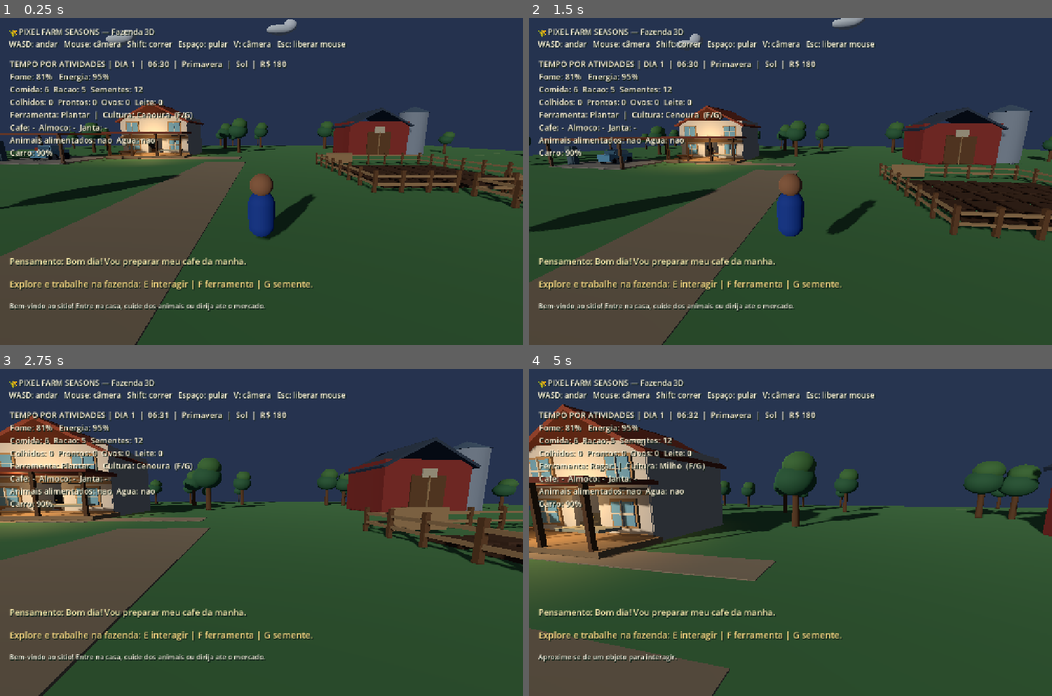
Above: before the commit, frames 1-4 (two rows, left to right).
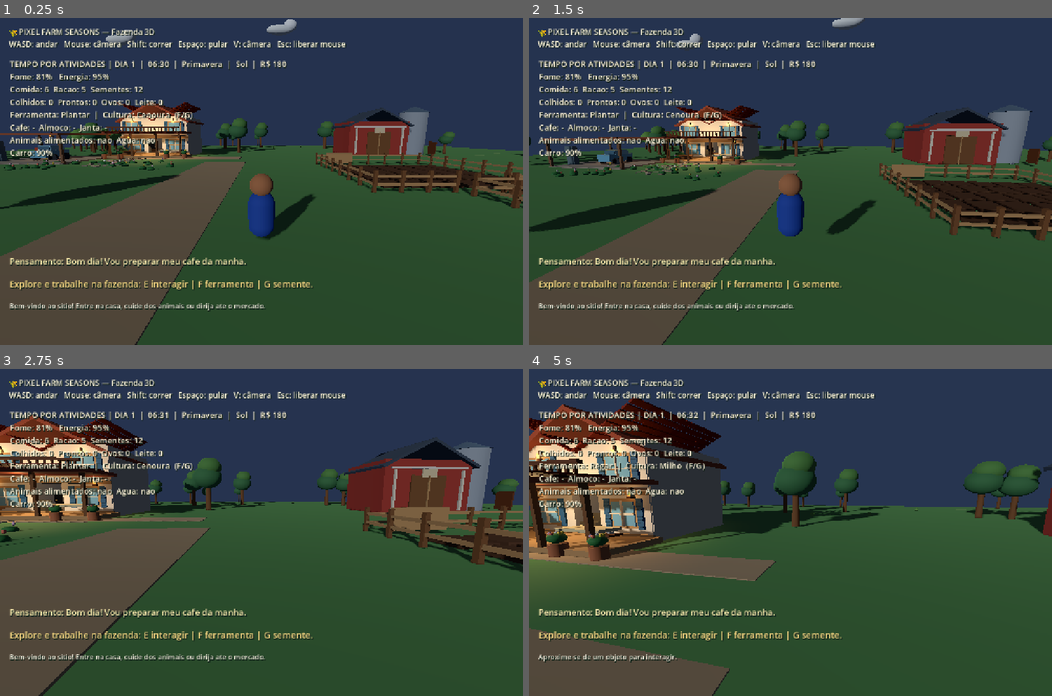
Above: after the commit, the same moments.

Repository: juniordev830/pixel-farm-seasons
Game: Godot game, scene res://scenes/farm_world.tscn
The game is run twice, just before and just after one commit, with the same random seed, the same clock (stepped at 60 frames per second) and the same inputs.
Inputs (mouse positions are in pixels of both pictures, inside the frame that each line leads up to):
- Up to frame 1 (0.25 s): no input
- Up to frame 2 (1.5 s): tap Enter at 0.5 s; move the mouse to (816, 181) at 0.52 s; hold Ctrl (crouch) 0.53-1.28 s; hold W (move_forward) from 0.53 s (still down); tap Space (jump) at 0.77 s; move the mouse to (764, 181) at 1.27 s; tap Shift (sprint) at 1.35 s
- Up to frame 3 (2.75 s): keep holding W (move_forward); tap Space (jump) at 1.52 s; move the mouse to (271, 525) at 2.02 s; hold V (toggle_camera) from 2.03 s (still down)
- Up to frame 4 (5 s): keep holding W (move_forward); move the mouse to (785, 539) at 2.77 s; release V (toggle_camera) at 2.78 s; tap F at 2.85 s; tap Space (jump) at 3.02, 3.77, 4.52 s; move the mouse to (827, 535) at 3.52 s; tap G at 3.6 s; move the mouse to (748, 529) at 4.27 s; tap E at 4.35 s

The runs differ from the first frame. In frame 1, 1.6% of the frame differs, in the area x 0-84%, y 25-47%; in frame 2, 1.7%; in frame 3, 2.8%; in frame 4, 4.6%, in the area x 0-75%, y 8-59%.
Error before the commit: Parse Error: Cannot infer the type of "y" variable because the value doesn't have a set type. (res://scripts/visual_detail_pass.gd:150)

Commit message:
fix(visual): type roof/window variables and enable tile instance colors

Diff:
--- a/godot/scripts/visual_detail_pass.gd
+++ b/godot/scripts/visual_detail_pass.gd
@@ -109,7 +109,9 @@
             i += 1
     var node := MultiMeshInstance3D.new()
     node.name = "Telhas de ceramica da varanda"
-    tile.material = _mat(ROOF_TILE)
+    var porch_mat := _mat(ROOF_TILE)
+    porch_mat.vertex_color_use_as_albedo = true
+    tile.material = porch_mat
     node.multimesh = multi
     add_child(node)
 
@@ -117,7 +119,9 @@
 func _roof_side(n: String, center: Vector3, angle: float) -> void:
     var mesh := BoxMesh.new()
     mesh.size = Vector3(0.43, 0.085, 0.52)
-    mesh.material = _mat(ROOF_TILE)
+    var roof_mat := _mat(ROOF_TILE)
+    roof_mat.vertex_color_use_as_albedo = true
+    mesh.material = roof_mat
     var multi := MultiMesh.new()
     multi.transform_format = MultiMesh.TRANSFORM_3D
     multi.use_colors = true
@@ -147,7 +151,7 @@
             _box("Veneziana direita", Vector3(xx + 1.13, yy, -10.21),
                 Vector3(0.39, 1.69, 0.09), Color("#386889"))
             for j in range(8):
-                var y := yy - 0.69 + float(j) * 0.19
+                var y: float = float(yy) - 0.69 + float(j) * 0.19
                 _box("Ripas das venezianas", Vector3(xx - 1.13, y, -10.16),
                     Vector3(0.33, 0.04, 0.06), Color("#224e68"))
                 _box("Ripas das venezianas", Vector3(xx + 1.13, y, -10.16),
